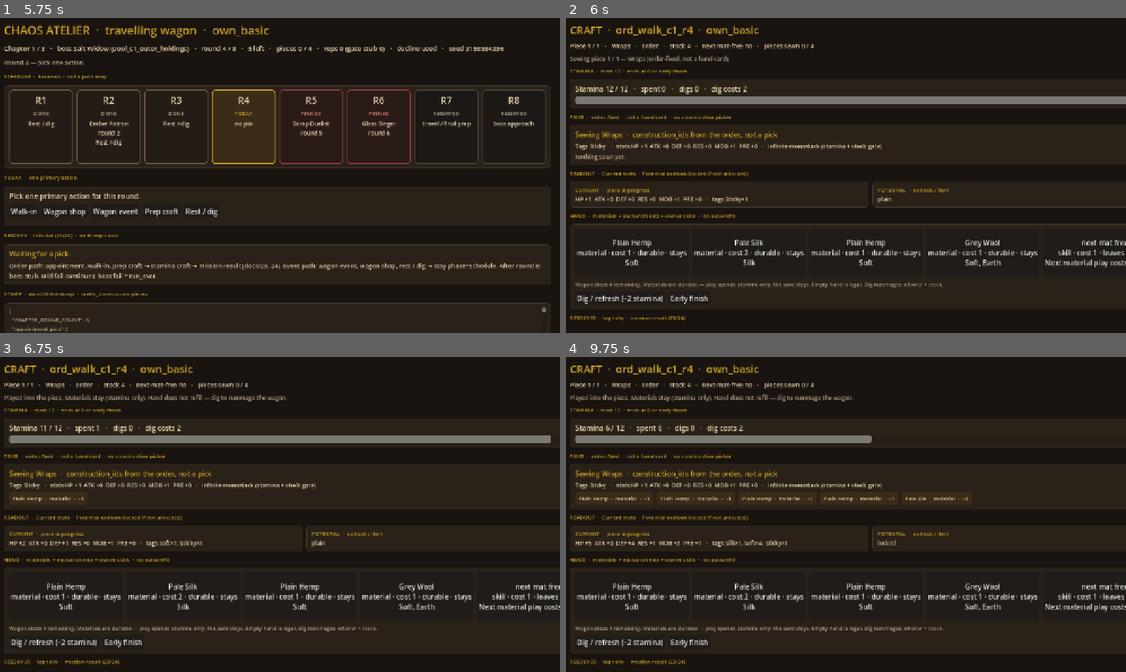
Above: before the commit, frames 1-4 (two rows, left to right).
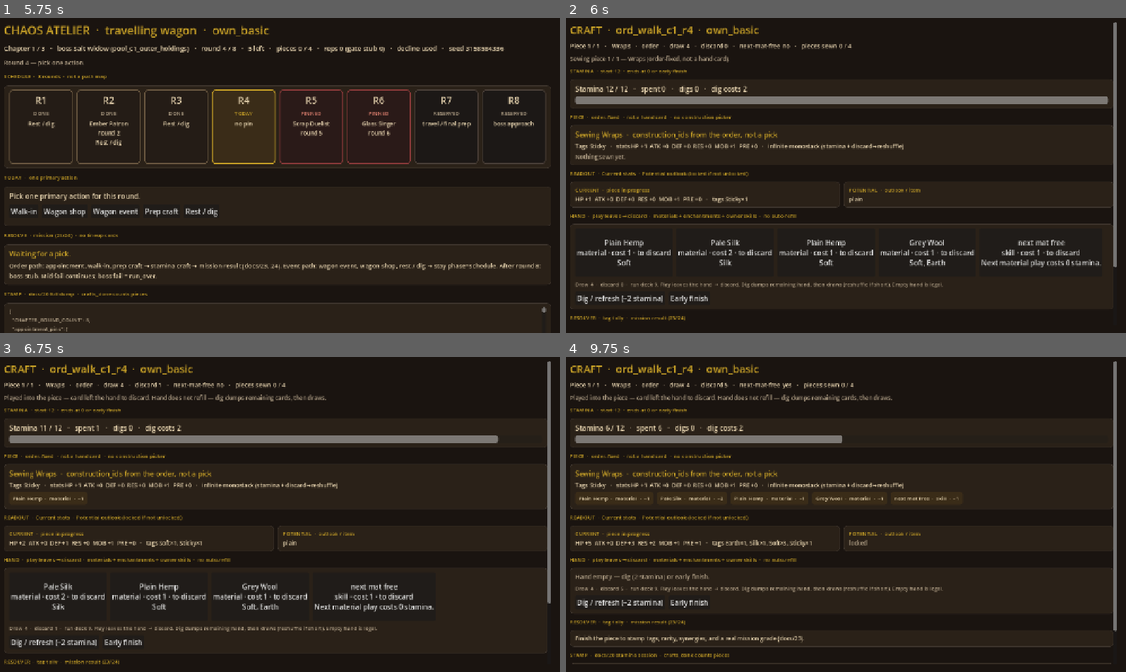
Above: after the commit, the same moments.

Repository: jc-renaisssance/chaos-atelier
Game: Godot game, scene res://src/ui/schedule/schedule_board.tscn
Same seed, same stepped clock (60 frames per second), same inputs: the game is played once before the commit and once after it.
Inputs (mouse positions are in pixels of both pictures, inside the frame that each line leads up to):
- Up to frame 1 (5.75 s): click "Open the schedule" at 0.5 s; click "Rest / dig" at 1.25 s; click "Continue" at 2 s; click "Rest / dig" at 2.75 s; click "Continue" at 3.5 s; click "Rest / dig" at 4.25 s; click "Continue" at 5 s
- Up to frame 2 (6 s): click "Walk-in" at 5.75 s
- Up to frame 3 (6.75 s): click (67, 590) at 6.5 s, where only the run before the commit has a clickable "Plain Hemp material · cost 1 …"
- Up to frame 4 (9.75 s): click (633, 596) at 7.25 s, where only the run before the commit has a clickable "Plain Hemp material · cost 1 …"; click (622, 596) at 8 s, where only the run after the commit has a clickable "Plain Hemp material · cost 1 …"; click (622, 596) at 8.75 s, where only the run after the commit has a clickable "Grey Wool material · cost 1 ·…"; click "Pale Silk material · cost 2 ·…" (after the commit: "next mat free skill · cost 1 …") at 9.5 s

Frame 1 is identical in both runs. In frame 2, 4.1% of the frame differs, in the area x 1-100%, y 1-86%; in frame 3, 4.7%; in frame 4, 7.3%, in the area x 0-100%, y 1-98%.

Commit message:
feat(craft): StS hand cycle — play leaves hand; discard/reshuffle
Reverse #18 durable-in-hand. Play any craft card to discard; dig dumps
the remaining hand then draws; mid-draw shortfall shuffles discard into
draw. Current/Potential readout stays. Implements Design PR #19.

Co-authored-by: jc-renaisssance <jc-renaisssance@users.noreply.github.com>

Diff:
--- a/src/autoload/atelier_session.gd
+++ b/src/autoload/atelier_session.gd
@@ -240,8 +240,8 @@
 		_resolve_current_piece()
 	else:
 		last_note = (
-			"Played into the piece. Materials stay (stamina only). "
-			+ "Hand does not refill — dig to rummage the wagon."
+			"Played into the piece — card left the hand to discard. "
+			+ "Hand does not refill — dig dumps remaining cards, then draws."
 		)
 		craft_changed.emit()
 	return true
@@ -257,7 +257,10 @@
 	if craft_session.is_finished():
 		_resolve_current_piece()
 	else:
-		last_note = "Dug the wagon stock (−%d stamina). Hand refreshed; no auto-refill." % GameConstants.DIG_REFRESH_COST
+		last_note = (
+			"Dug (−%d). Remaining hand to discard; drew a new hand (reshuffle if draw was short)."
+			% GameConstants.DIG_REFRESH_COST
+		)
 		craft_changed.emit()
 	return true
 
@@ -273,7 +276,7 @@
 
 
 func _resolve_current_piece() -> void:
-	CraftRules.return_hand_copies(craft_session, stock)
+	CraftRules.return_run_deck(craft_session, stock)
 	var craft := CraftResolver.resolve(craft_session, craft_session.construction_id)
 	var result := MissionResolver.grade_piece(craft, craft_order)
 	var counted := board.count_finished_piece()
--- a/src/autoload/game_constants.gd
+++ b/src/autoload/game_constants.gd
@@ -25,7 +25,7 @@
 const MAT_PLAY_COST_UNCOMMON := 2
 const MAT_PLAY_COST_RARE := 3
 const ENC_PLAY_COST := 2
-const HAND_AUTO_REFILL := false ## dig refreshes from inventory; empty hand is legal
+const HAND_AUTO_REFILL := false ## dig dumps hand → discard then draws; empty hand is legal
 
 ## docs/14 — retuned thresholds. Gen-list outlook ids stay _2/_3 through 1C.
 const SYN_THRESHOLD_TIER_1 := 3 ## old ≥2
--- a/src/craft/craft_rules.gd
+++ b/src/craft/craft_rules.gd
@@ -1,9 +1,11 @@
 class_name CraftRules
 extends RefCounted
 ## Stamina session mutations (docs/27, docs/20 asserts 12–17).
-## Materials are durable: play spends stamina only — card stays in hand / stock.
-## Consumable is Later / not in the stamp type enum; if that type is added it burns.
-## No auto-refill. Dig costs 2 and refreshes hand from stock. Construction is not a card.
+## StS hand cycle (#19): play leaves the hand → discard. Dig dumps remaining
+## hand to discard, then draws. Mid-draw shortfall shuffles discard into draw.
+## Cards stay in the run deck via reshuffle — not in hand after play.
+## Consumable (Later / not in the stamp type enum) burns instead of discarding.
+## No auto-refill. Construction is not a card.
 
 static func opening_draw(
 	session: CraftStaminaSession,
@@ -12,14 +14,25 @@
 ) -> void:
 	if session == null or stock == null:
 		return
-	session.hand = stock.draw_up_to(session.hand_size, rng)
+	session.hand.clear()
+	session.discard_pile.clear()
+	session.draw_pile = stock.take_all()
+	_shuffle_pile(session.draw_pile, rng)
+	draw_up_to_hand(session, rng)
 
 
-static func return_hand_copies(session: CraftStaminaSession, stock: WagonStock) -> void:
+static func return_run_deck(session: CraftStaminaSession, stock: WagonStock) -> void:
 	if session == null or stock == null:
 		return
 	for card in session.hand:
-		stock.add_copy(card)
+		stock.add(card)
+	for card in session.draw_pile:
+		stock.add(card)
+	for card in session.discard_pile:
+		stock.add(card)
+	session.hand.clear()
+	session.draw_pile.clear()
+	session.discard_pile.clear()
 
 
 static func can_play(session: CraftStaminaSession, hand_index: int, next_mat_free: bool) -> bool:
@@ -31,19 +44,22 @@
 	return cost <= session.stamina_remaining
 
 
-static func can_dig(session: CraftStaminaSession, stock: WagonStock) -> bool:
+static func can_dig(session: CraftStaminaSession, _stock: WagonStock = null) -> bool:
 	if session == null or session.is_finished():
 		return false
 	if session.stamina_remaining < session.dig_refresh_cost:
 		return false
-	var stock_n := stock.count() if stock != null else 0
-	return stock_n + session.hand.size() > 0
+	return session.run_deck_count() > 0
 
 
 static func burns_on_play(type: GameEnums.HandCardType) -> bool:
-	## Law (docs/11, 27, 20): materials never burn. Consumable (Later, distinct type)
-	## burns when/if that type exists. Runes and skills leave the hand (not durable).
-	return type != GameEnums.HandCardType.MATERIAL
+	## Consumable (Later, distinct type, not in the stamp enum) burns.
+	## Materials / runes / skills leave the hand → discard. Materials never burn.
+	return (
+		type != GameEnums.HandCardType.MATERIAL
+		and type != GameEnums.HandCardType.RUNE
+		and type != GameEnums.HandCardType.SKILL
+	)
 
 
 static func play(
@@ -55,8 +71,10 @@
 		return {"ok": false, "next_mat_free": next_mat_free}
 	var card: HandCard = session.hand[hand_index]
 	var cost := CraftCatalog.play_cost(card, next_mat_free)
-	if burns_on_play(card.type):
-		session.hand.remove_at(hand_index)
+	session.hand.remove_at(hand_index)
+	var burned := burns_on_play(card.type)
+	if not burned:
+		session.discard_pile.append(card)
 	_spend(session, cost)
 	var played := PlayedCard.new()
 	played.id = card.id
@@ -69,25 +87,51 @@
 	elif card.type == GameEnums.HandCardType.SKILL and card.id == "sk_next_mat_free":
 		flag = true
 	_maybe_stamina_zero(session)
-	return {"ok": true, "next_mat_free": flag, "played": played, "burned": burns_on_play(card.type)}
+	return {"ok": true, "next_mat_free": flag, "played": played, "burned": burned}
 
 
 static func dig(
 	session: CraftStaminaSession,
-	stock: WagonStock,
+	_stock: WagonStock,
 	rng: RandomNumberGenerator
 ) -> Dictionary:
-	if not can_dig(session, stock):
+	if not can_dig(session):
 		return {"ok": false}
-	## Refresh: leftover hand returns to stock, then draw up to hand_size. No auto-refill otherwise.
+	## Refresh: leftover hand drops to discard, then draw up to hand_size.
+	## Mid-draw shortfall shuffles discard into draw. No auto-refill otherwise.
 	for card in session.hand:
-		stock.add(card)
+		session.discard_pile.append(card)
 	session.hand.clear()
 	_spend(session, session.dig_refresh_cost)
 	session.dig_count += 1
-	session.hand = stock.draw_up_to(session.hand_size, rng)
+	draw_up_to_hand(session, rng)
 	_maybe_stamina_zero(session)
 	return {"ok": true, "dig_count": session.dig_count}
+
+
+static func draw_up_to_hand(session: CraftStaminaSession, rng: RandomNumberGenerator) -> void:
+	if session == null:
+		return
+	while session.hand.size() < session.hand_size:
+		if session.draw_pile.is_empty():
+			if not reshuffle_discard_into_draw(session, rng):
+				break
+		if session.draw_pile.is_empty():
+			break
+		session.hand.append(session.draw_pile.pop_back())
+
+
+static func reshuffle_discard_into_draw(
+	session: CraftStaminaSession,
+	rng: RandomNumberGenerator
+) -> bool:
+	if session == null or session.discard_pile.is_empty():
+		return false
+	for card in session.discard_pile:
+		session.draw_pile.append(card)
+	session.discard_pile.clear()
+	_shuffle_pile(session.draw_pile, rng)
+	return true
 
 
 static func early_finish(session: CraftStaminaSession) -> bool:
@@ -111,3 +155,13 @@
 	if session.stamina_remaining == 0 and session.finish_reason == GameEnums.FinishReason.NONE:
 		session.early_finish = false
 		session.finish_reason = GameEnums.FinishReason.STAMINA_0
+
+
+static func _shuffle_pile(cards: Array[HandCard], rng: RandomNumberGenerator) -> void:
+	if rng == null or cards.size() < 2:
+		return
+	for i in range(cards.size() - 1, 0, -1):
+		var j := rng.randi_range(0, i)
+		var tmp: HandCard = cards[i]
+		cards[i] = cards[j]
+		cards[j] = tmp
--- a/src/craft/wagon_stock.gd
+++ b/src/craft/wagon_stock.gd
@@ -1,8 +1,8 @@
 class_name WagonStock
 extends RefCounted
-## Remaining wagon inventory. Dig draws from here (docs/27).
-## Materials are durable — play does not remove them from hand or stock.
-## Shop sell / explicit loss still change stock. Consumables (Later) burn on use.
+## Atelier inventory between beats (docs/27). During a piece the run deck is
+## session hand + draw + discard. Shop sell / explicit loss still change stock.
+## Play leaves the hand → discard; persist via reshuffle, not in-hand.
 
 var cards: Array[HandCard] = []
 
@@ -32,6 +32,14 @@
 	cards.append(HandCard.make(card.id, card.type))
 
 
+func take_all() -> Array[HandCard]:
+	var out: Array[HandCard] = []
+	for card in cards:
+		out.append(card)
+	cards.clear()
+	return out
+
+
 func shuffle(rng: RandomNumberGenerator) -> void:
 	for i in range(cards.size() - 1, 0, -1):
 		var j := rng.randi_range(0, i)
--- a/src/data/craft/craft_stamina_session.gd
+++ b/src/data/craft/craft_stamina_session.gd
@@ -12,6 +12,8 @@
 @export var stamina_spent: int = 0
 @export var hand_size: int = GameConstants.HAND_SIZE
 @export var hand: Array[HandCard] = [] ## mats + runes + skills; no auto-refill
+@export var draw_pile: Array[HandCard] = [] ## run deck remainder this piece (docs/27)
+@export var discard_pile: Array[HandCard] = [] ## play + dig dump; reshuffles into draw
 @export var dig_refresh_cost: int = GameConstants.DIG_REFRESH_COST
 @export var dig_count: int = 0
 @export var cards_played: Array[PlayedCard] = []
@@ -34,11 +36,17 @@
 	early_finish = false
 	finish_reason = GameEnums.FinishReason.NONE
 	hand.clear()
+	draw_pile.clear()
+	discard_pile.clear()
 	cards_played.clear()
 
 
 func is_finished() -> bool:
 	return finish_reason != GameEnums.FinishReason.NONE
+
+
+func run_deck_count() -> int:
+	return hand.size() + draw_pile.size() + discard_pile.size()
 
 
 func to_session_dict() -> Dictionary:
@@ -48,6 +56,12 @@
 	var hand_rows: Array = []
 	for card in hand:
 		hand_rows.append(card.to_dict())
+	var draw_rows: Array = []
+	for card in draw_pile:
+		draw_rows.append(card.to_dict())
+	var discard_rows: Array = []
+	for card in discard_pile:
+		discard_rows.append(card.to_dict())
 	return {
 		"piece_index": piece_index,
 		"piece_count": piece_count,
@@ -56,6 +70,8 @@
 		"stamina_spent": stamina_spent,
 		"hand_size": hand_size,
 		"hand": hand_rows,
+		"draw_pile": draw_rows,
+		"discard_pile": discard_rows,
 		"dig_refresh_cost": dig_refresh_cost,
 		"dig_count": dig_count,
 		"cards_played": played,
@@ -90,6 +106,10 @@
 		errs.append("hand size %d exceeds hand_size %d" % [hand.size(), hand_size])
 	for card in hand:
 		errs.append_array(card.schema_errors())
+	for card in draw_pile:
+		errs.append_array(card.schema_errors())
+	for card in discard_pile:
+		errs.append_array(card.schema_errors())
 	for card in cards_played:
 		errs.append_array(card.schema_errors())
 	var stamina_zero := stamina_remaining == 0
--- a/src/ui/craft/craft_table.gd
+++ b/src/ui/craft/craft_table.gd
@@ -132,7 +132,7 @@
 	_potential_body.autowrap_mode = TextServer.AUTOWRAP_WORD_SMART
 	potential_box.add_child(_potential_body)
 
-	root.add_child(_caption("HAND  ·  materials + enchantments + owner skills  ·  no auto-refill"))
+	root.add_child(_caption("HAND  ·  play leaves → discard  ·  materials + enchantments + owner skills  ·  no auto-refill"))
 	var hand_panel := _panel()
 	hand_panel.size_flags_vertical = Control.SIZE_EXPAND_FILL
 	root.add_child(hand_panel)
@@ -224,13 +224,14 @@
 	var con_name := CraftCatalog.construction_name(session.construction_id)
 	_title.text = "CRAFT  ·  %s  ·  own_basic" % order.order_id
 	_meta.text = (
-		"Piece %d / %d   ·   %s   ·   %s   ·   stock %d   ·   next-mat-free %s   ·   pieces sewn %d / %d"
+		"Piece %d / %d   ·   %s   ·   %s   ·   draw %d   ·   discard %d   ·   next-mat-free %s   ·   pieces sewn %d / %d"
 		% [
 			session.piece_index,
 			session.piece_count,
 			con_name,
 			GameEnums.mission_kind_wire(order.mission_kind),
-			AtelierSession.stock.count() if AtelierSession.stock != null else 0,
+			session.draw_pile.size(),
+			session.discard_pile.size(),
 			"yes" if AtelierSession.next_mat_free else "no",
 			AtelierSession.board.crafts_done if AtelierSession.board != null else 0,
 			GameConstants.CRAFTS_MAX,
@@ -253,7 +254,7 @@
 	var stats := CraftCatalog.construction_stats(session.construction_id)
 	_piece_title.text = "Sewing %s  ·  construction_ids from the order, not a pick" % con_name
 	_piece_body.text = (
-		"Tags %s   ·   stats HP %+d  ATK %+d  DEF %+d  RES %+d  MOB %+d  PRE %+d   ·   infinite monostack (stamina + stock gate)"
+		"Tags %s   ·   stats HP %+d  ATK %+d  DEF %+d  RES %+d  MOB %+d  PRE %+d   ·   infinite monostack (stamina + discard→reshuffle)"
 		% [
 			", ".join(tags) if tags.size() > 0 else "—",
 			int(stats.get("HP", 0)),
@@ -268,8 +269,8 @@
 	_rebuild_hand(session)
 	_refresh_readout(session)
 	_stock.text = (
-		"Wagon stock %d remaining. Materials are durable — play spends stamina only; the card stays. Empty hand is legal. Dig rummages leftover + stock."
-		% (AtelierSession.stock.count() if AtelierSession.stock != null else 0)
+		"Draw %d  ·  discard %d  ·  run deck %d. Play leaves the hand → discard. Dig dumps remaining hand, then draws (reshuffle if short). Empty hand is legal."
+		% [session.draw_pile.size(), session.discard_pile.size(), session.run_deck_count()]
 	)
 	var busy := session.is_finished() or AtelierSession.awaiting_next_piece or AtelierSession.order_craft_done
 	_dig_btn.disabled = busy or not CraftRules.can_dig(session, AtelierSession.stock)
@@ -310,13 +311,13 @@
 		var cost := CraftCatalog.play_cost(card, AtelierSession.next_mat_free)
 		var tags := CraftCatalog.tags_of(card.id, card.type)
 		var blurb := ", ".join(tags) if tags.size() > 0 else CraftCatalog.skill_blurb(card.id)
-		var stay := "durable · stays" if not CraftRules.burns_on_play(card.type) else "leaves on play"
+		var fate := "burns" if CraftRules.burns_on_play(card.type) else "to discard"
 		var btn := Button.new()
 		btn.text = "%s\n%s · cost %d · %s\n%s" % [
 			CraftCatalog.display_name(card.id, card.type),
 			GameEnums.hand_card_type_wire(card.type),
 			cost,
-			stay,
+			fate,
 			blurb,
 		]
 		btn.custom_minimum_size = Vector2(148, 110)
Not shown, changed: tools/verify_stamina_craft.py
